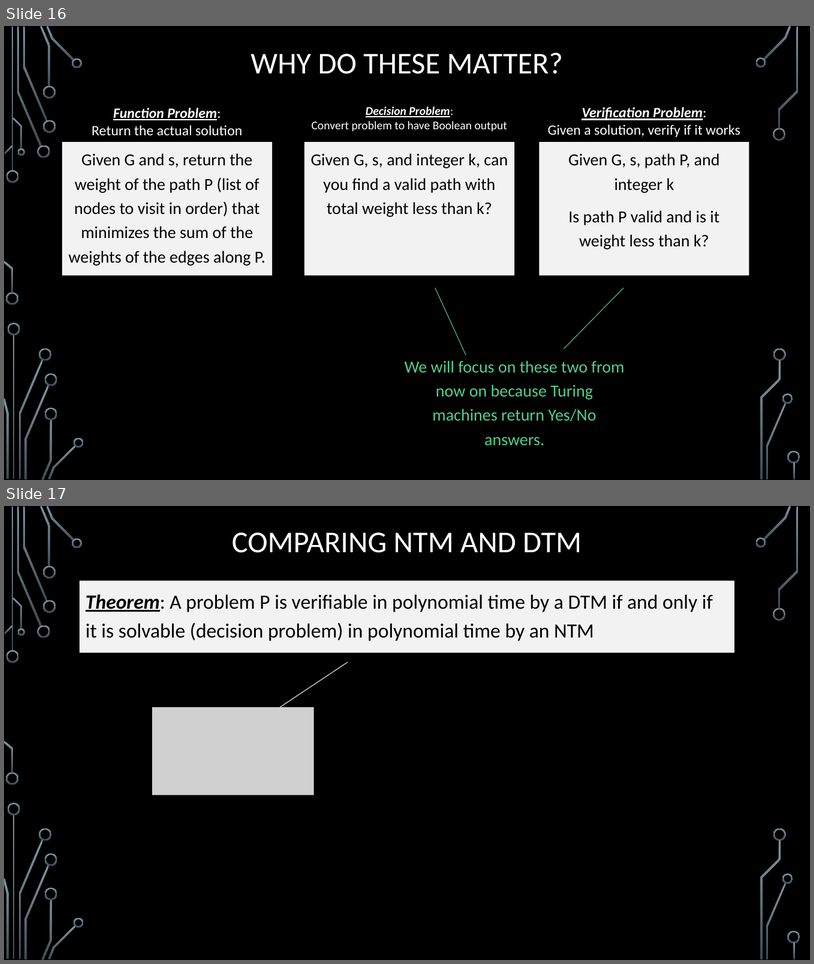
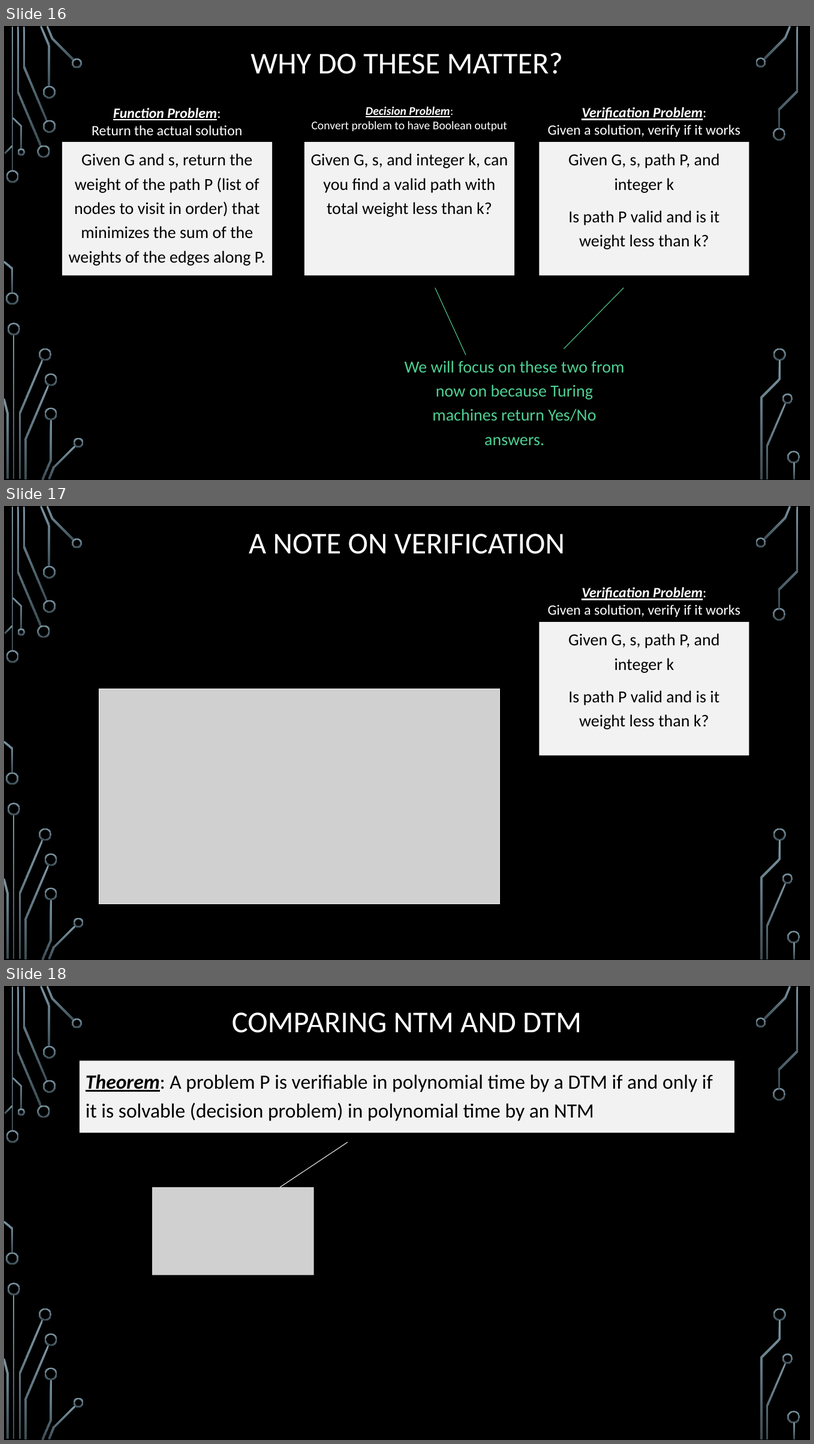
Before and after one commit to markfloryan/dmt2, a slide deck: slides/05-ComplexityTheory.pptx. Shown one above the other, each under a label of ours: slides 16 and 17 before the commit, slides 16, 17 and 18 after it. The pictures are 814x964 and 814x1444 pixels, drawn with LibreOffice and Linux fonts; fonts in the diff are those of the drawing; grey boxes stand for pictures; background and template pictures are left out. Boxes give left, top, right and bottom in pixels: in the first picture for what was removed or moved away, otherwise in the second. Text is boxed around its words. In the diff, an @@ line names an element or a change of style, - is before the commit and + after.

```diff
--- a/slides/05-ComplexityTheory.pptx
+++ b/slides/05-ComplexityTheory.pptx
@@ slide 17 added at <box>4,506,810,960</box>, background picture (left out); not listed: 36 template elements that a slide beside it also shows @@
@@ title added at <box>249,534,565,554</box>, 36 pt, text #FFFFFF @@
+A NOTE ON VERIFICATION
@@ text added at <box>548,587,741,617</box>, 17 pt, text #FFFFFF @@
+Verification Problem:
+Given a solution, verify if it works
@@ rectangle added at <box>539,622,749,755</box>, fill #F2F2F2, 20 pt, text #000000 @@
+Given G, s, path P, and integer k
+Is path P valid and is it weight less than k?
@@ picture added at <box>99,688,500,903</box> @@
@@ what was slide 17 is now slide 18 @@
```
Also in this commit, not shown: 1 slide changed, 1 other slide added, 2 other files.
